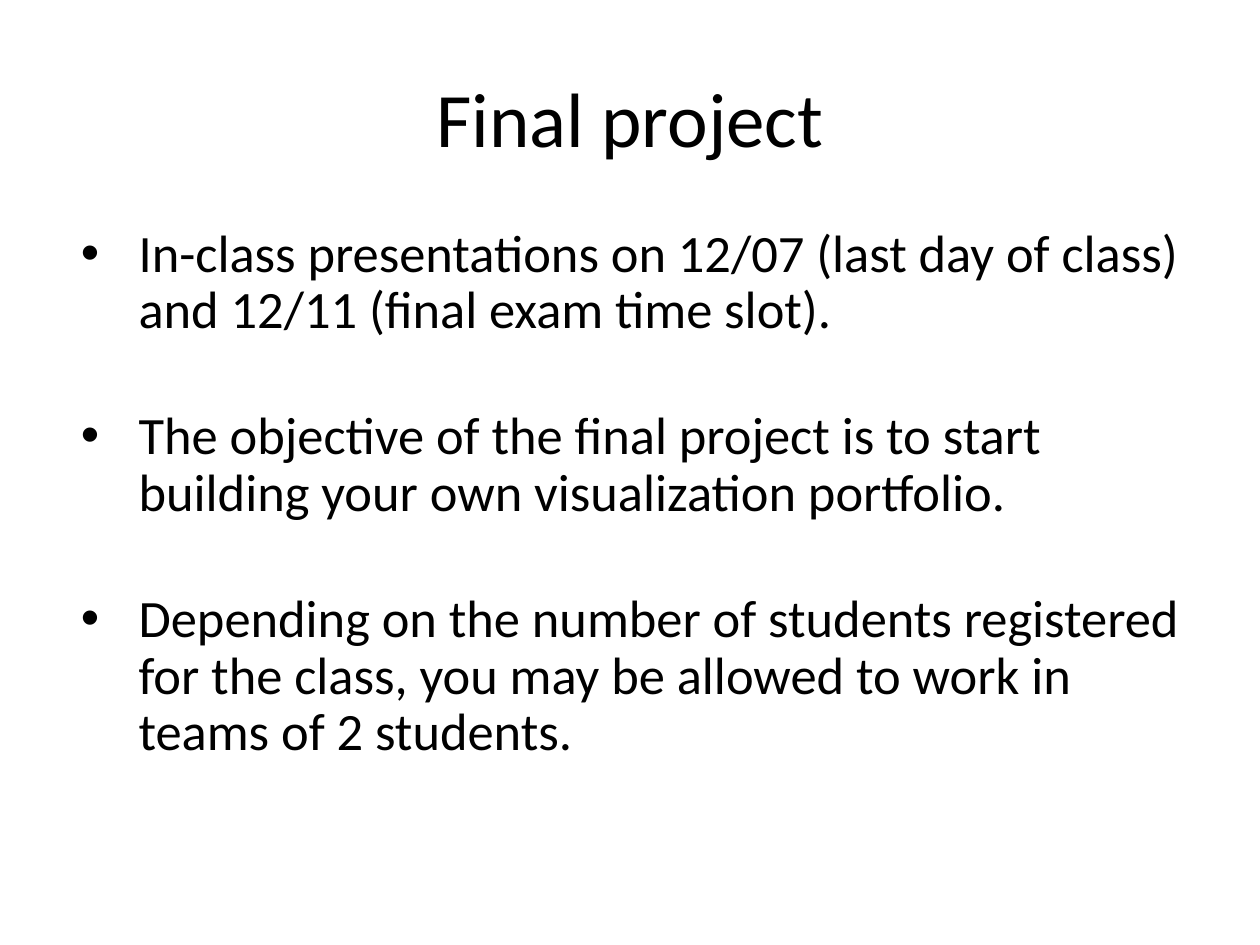
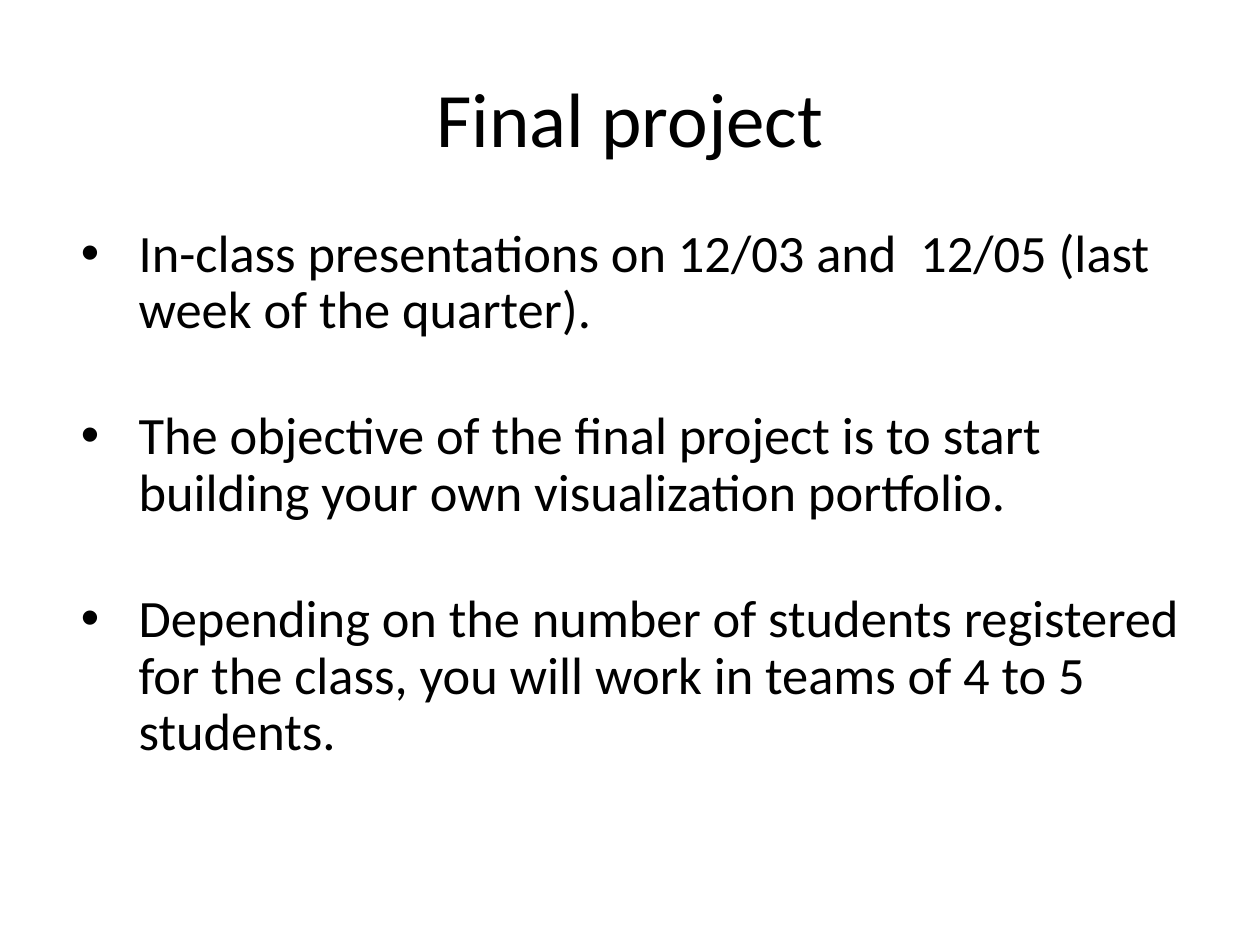
Before and after one commit to ArianeDucellier/data_visualization_R, a slide deck: slide 17 of lectures/Introduction.pptx. Drawn at 1260x945 pixels with LibreOffice and Linux fonts; fonts in the diff are those of the drawing. Boxes give left, top, right and bottom in pixels: in the first picture for what was removed or moved away, otherwise in the second. Text is boxed around its words. In the diff, an @@ line names an element or a change of style, - is before the commit and + after.

```diff
--- a/lectures/Introduction.pptx
+++ b/lectures/Introduction.pptx
@@ text at (139, 234, 1150, 337): text changed @@
-• In-class presentations on 12/07 (last day of class) and 12/11 (final exam time slot).
+• In-class presentations on 12/03 and 12/05 (last week of the quarter).
@@ text at (139, 600, 1179, 751): text changed @@
-• Depending on the number of students registered for the class, you may be allowed to work in teams of 2 students.
+• Depending on the number of students registered for the class, you will work in teams of 4 to 5 students.
```
Also in this commit, not shown: 10 other slides changed, 1 slide added, 45 other files.
